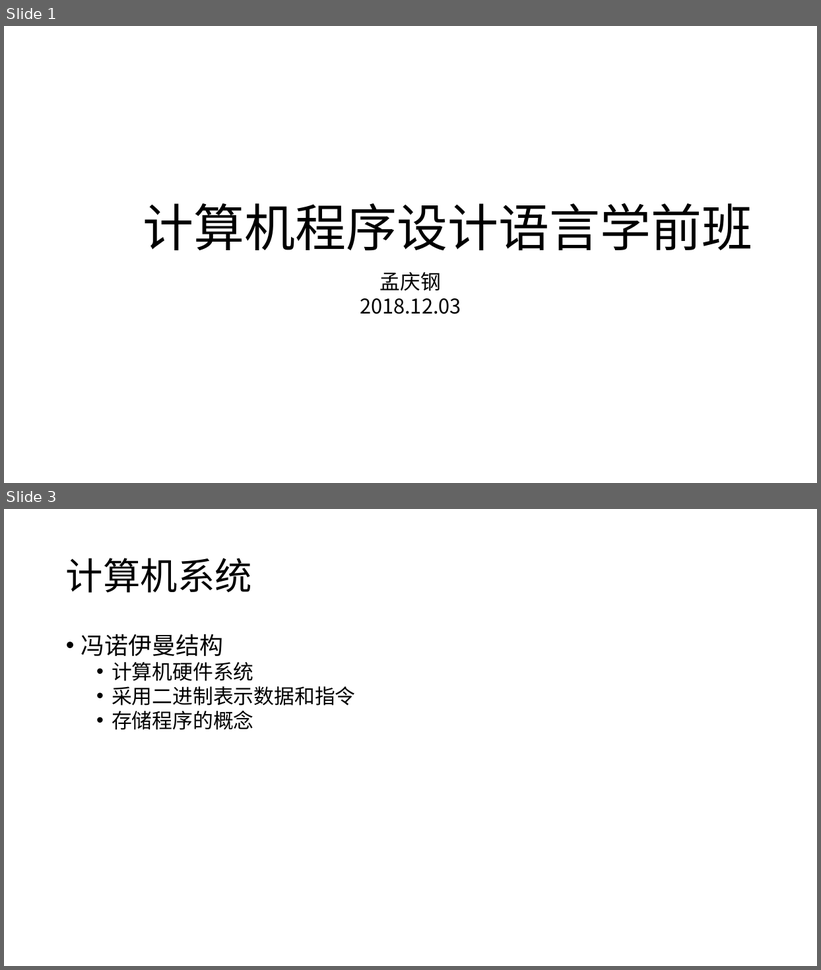
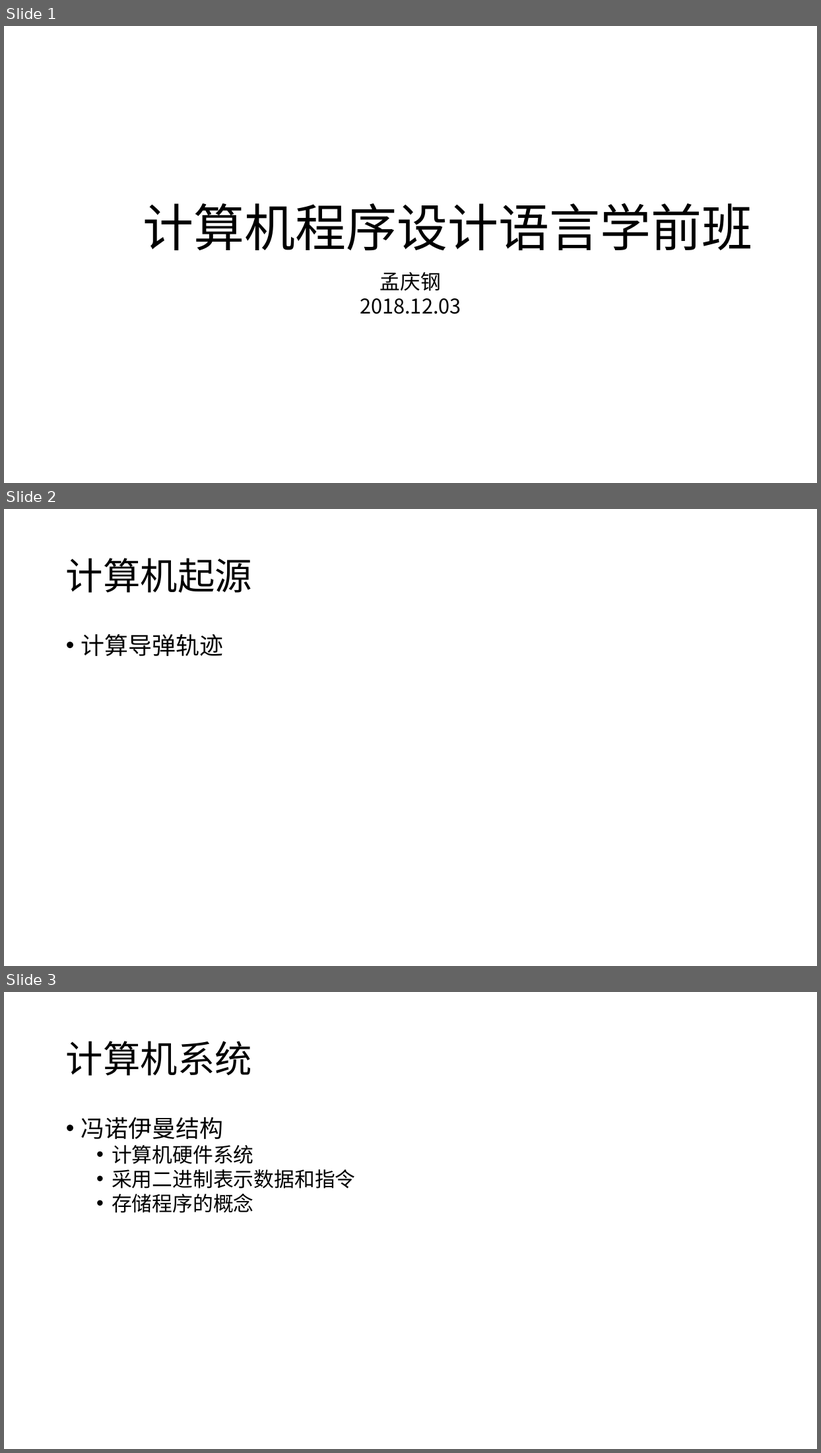
Before and after one commit to cloudspurs/klz, a slide deck: programming/pre_school.pptx. Shown one above the other, each under a label of ours: slides 1 and 3 before the commit, slides 1, 2 and 3 after it; the slides between them are not shown. The pictures are 821x970 and 821x1453 pixels, drawn with LibreOffice and Linux fonts; fonts in the diff are those of the drawing. Boxes give left, top, right and bottom in pixels: in the first picture for what was removed or moved away, otherwise in the second. Text is boxed around its words. In the diff, an @@ line names an element or a change of style, - is before the commit and + after.

```diff
--- a/programming/pre_school.pptx
+++ b/programming/pre_school.pptx
@@ slide 2 added at <box>4,509,817,966</box>, background #FFFFFF @@
@@ text added at <box>66,558,252,593</box>, 44 pt, text #000000 @@
+计算机起源
@@ text added at <box>81,634,223,656</box>, 28 pt, text #000000 @@
+• 计算导弹轨迹
```
Also in this commit, not shown: 1 slide changed, 2 other slides added, 1 slide removed, 1 other file.
